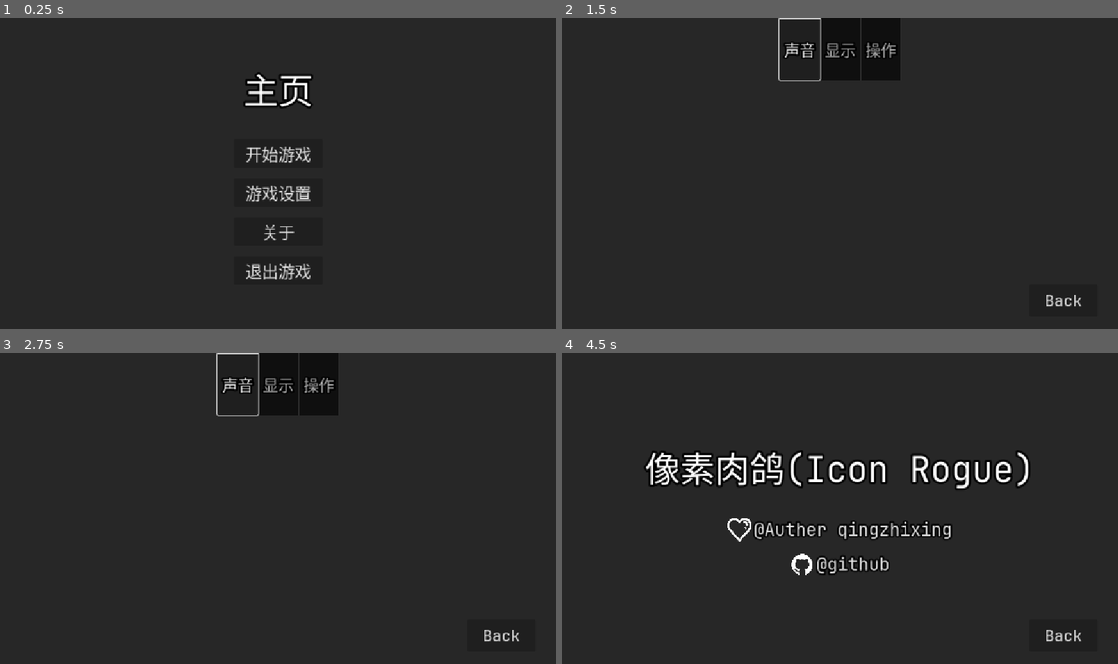
Above: before the commit, frames 1-4 (two rows, left to right).
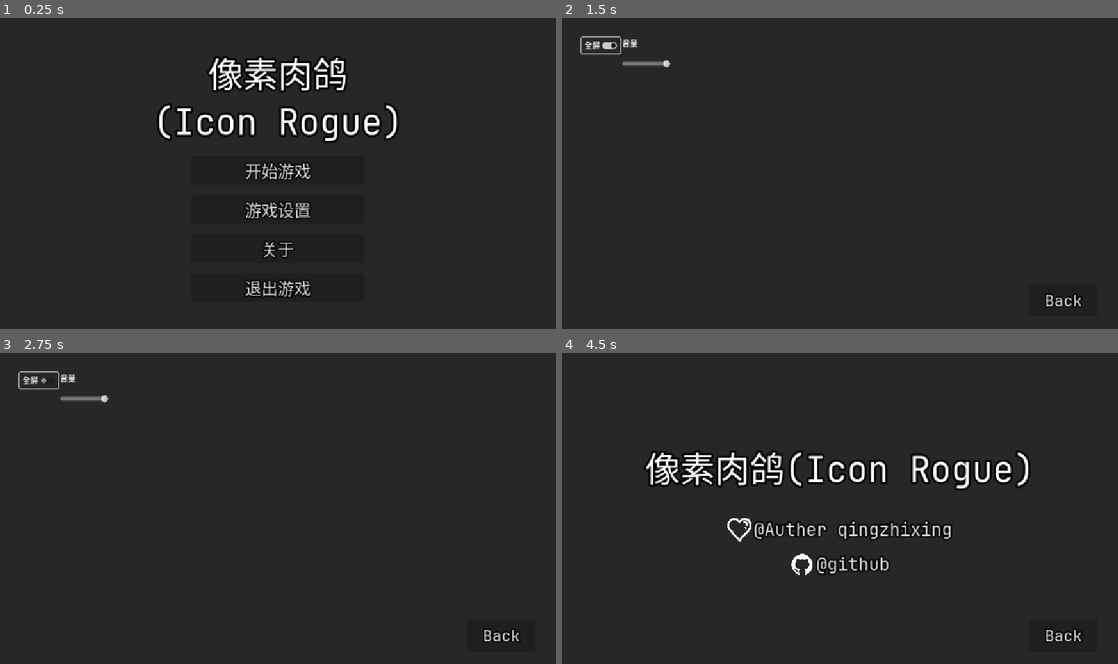
Above: after the commit, the same moments.

Repository: qingzhixing/Icon-Rogue
Game: Godot game, scene res://scene/start_page.tscn
Two runs of this game, one before a commit and one after it. Both use one fixed random seed, a clock stepped at 60 frames per second and the inputs below.
Inputs (mouse positions are in pixels of both pictures, inside the frame that each line leads up to):
- Up to frame 1 (0.25 s): no input
- Up to frame 2 (1.5 s): click "游戏设置" at 0.5 s; click (600, 45) at 1.25 s, where only the run after the commit has a clickable "全屏"
- Up to frame 3 (2.75 s): click (38, 380) at 2 s, where only the run after the commit has a clickable "全屏"
- Up to frame 4 (4.5 s): click (600, 380) at 2.75 s, where only the run after the commit has a clickable "全屏"; click "Back" at 3.5 s; click "关于" at 4.25 s

The runs differ from the first frame. In frame 1, 7.0% of the frame differs, in the area x 28-72%, y 12-90%; in frame 2, 1.3%; in frame 3, 1.3%; in frame 4, less than 0.1%.

Commit message:
⬆️ 制作Settings Page UI中

Diff:
--- a/resources/theme/normal_theme.tres
+++ b/resources/theme/normal_theme.tres
@@ -75,10 +75,10 @@
 Button/colors/font_color = Color(0.875, 0.875, 0.875, 1)
 Button/colors/font_disabled_color = Color(0.875, 0.875, 0.875, 0.5)
 Button/colors/font_focus_color = Color(0.95, 0.95, 0.95, 1)
-Button/colors/font_hover_color = Color(0.95, 0.95, 0.95, 1)
+Button/colors/font_hover_color = Color(0.392157, 0.560784, 0.796078, 1)
 Button/colors/font_hover_pressed_color = Color(1, 1, 1, 1)
 Button/colors/font_outline_color = Color(0, 0, 0, 1)
-Button/colors/font_pressed_color = Color(1, 1, 1, 1)
+Button/colors/font_pressed_color = Color(0.45098, 0.513726, 0.901961, 1)
 Button/colors/icon_disabled_color = Color(1, 1, 1, 0.4)
 Button/colors/icon_focus_color = Color(1, 1, 1, 1)
 Button/colors/icon_hover_color = Color(1, 1, 1, 1)
@@ -88,7 +88,7 @@
 Button/constants/align_to_largest_stylebox = 0
 Button/constants/h_separation = 4
 Button/constants/icon_max_width = 0
-Button/constants/outline_size = 0
+Button/constants/outline_size = 11
 Button/font_sizes/font_size = 16
 Button/fonts/font = ExtResource("1_bw6ll")
 Button/styles/disabled = SubResource("StyleBoxFlat_ah8ai")
@@ -101,6 +101,9 @@
 LinkButton/colors/font_outline_color = Color(0, 0, 0, 1)
 LinkButton/constants/outline_size = 13
 LinkButton/fonts/font = ExtResource("1_bw6ll")
+TabBar/colors/font_hovered_color = Color(0.392157, 0.560784, 0.796078, 1)
+TabBar/colors/font_selected_color = Color(0.45098, 0.513726, 0.901961, 1)
+TabBar/constants/outline_size = 7
 TabBar/fonts/font = ExtResource("1_bw6ll")
 TextEdit/fonts/font = ExtResource("1_bw6ll")
 Tree/fonts/font = ExtResource("1_bw6ll")
--- /dev/null
+++ b/scene/settings_page.gd
@@ -0,0 +1 @@
+extends Node
--- a/scene/settings_page.tscn
+++ b/scene/settings_page.tscn
@@ -1,6 +1,6 @@
 [gd_scene load_steps=4 format=3 uid="uid://dif5axr62dmxy"]
 
-[ext_resource type="FontFile" uid="uid://djrchkw4o63jr" path="res://assets/font/JetBrainsMono[wght].ttf" id="1_6ua28"]
+[ext_resource type="Script" uid="uid://ductmq20f5s20" path="res://scene/settings_page.gd" id="1_6ua28"]
 [ext_resource type="Theme" uid="uid://bvbf0bvyvo0vp" path="res://resources/theme/normal_theme.tres" id="1_00343"]
 
 [sub_resource type="GDScript" id="GDScript_6ua28"]
@@ -11,24 +11,52 @@
 "
 
 [node name="SettingsPage" type="CanvasLayer"]
+script = ExtResource("1_6ua28")
 
 [node name="background" type="ColorRect" parent="."]
 offset_right = 1152.0
 offset_bottom = 648.0
 color = Color(0.151996, 0.151996, 0.151996, 1)
 
-[node name="TabBar" type="TabBar" parent="."]
+[node name="MarginContainer" type="MarginContainer" parent="."]
 offset_right = 1152.0
-offset_bottom = 128.0
-theme_override_constants/outline_size = 14
-theme_override_fonts/font = ExtResource("1_6ua28")
-theme_override_font_sizes/font_size = 32
-current_tab = 0
-tab_alignment = 1
-tab_count = 3
-tab_0/title = "声音"
-tab_1/title = "显示"
-tab_2/title = "操作"
+offset_bottom = 648.0
+theme_override_constants/margin_left = 40
+theme_override_constants/margin_top = 40
+theme_override_constants/margin_right = 40
+theme_override_constants/margin_bottom = 40
+
+[node name="HBoxContainer" type="HBoxContainer" parent="MarginContainer"]
+layout_mode = 2
+
+[node name="VBoxContainer" type="VBoxContainer" parent="MarginContainer/HBoxContainer"]
+layout_mode = 2
+theme_override_constants/separation = 22
+
+[node name="CheckButton" type="CheckButton" parent="MarginContainer/HBoxContainer/VBoxContainer"]
+layout_mode = 2
+text = "全屏"
+
+[node name="VBoxContainer2" type="VBoxContainer" parent="MarginContainer/HBoxContainer"]
+layout_mode = 2
+theme_override_constants/separation = 22
+
+[node name="Label" type="Label" parent="MarginContainer/HBoxContainer/VBoxContainer2"]
+layout_mode = 2
+text = "音量"
+
+[node name="HSlider" type="HSlider" parent="MarginContainer/HBoxContainer/VBoxContainer2"]
+layout_mode = 2
+value = 100.0
+
+[node name="MarginContainer" type="MarginContainer" parent="MarginContainer/HBoxContainer/VBoxContainer2"]
+layout_mode = 2
+theme_override_constants/margin_left = 50
+theme_override_constants/margin_right = 50
+
+[node name="VBoxContainer3" type="VBoxContainer" parent="MarginContainer/HBoxContainer"]
+layout_mode = 2
+theme_override_constants/separation = 22
 
 [node name="Button_Back" type="Button" parent="."]
 offset_left = 968.0
--- a/scene/start_page.tscn
+++ b/scene/start_page.tscn
@@ -11,55 +11,61 @@
 offset_bottom = 648.0
 color = Color(0.151996, 0.151996, 0.151996, 1)
 
-[node name="CenterContainer" type="CenterContainer" parent="."]
+[node name="HBoxContainer" type="HBoxContainer" parent="."]
 offset_right = 1152.0
 offset_bottom = 648.0
+alignment = 1
 
-[node name="VBoxContainer" type="VBoxContainer" parent="CenterContainer"]
+[node name="VBoxContainer" type="VBoxContainer" parent="HBoxContainer"]
 layout_mode = 2
 theme_override_constants/separation = 22
+alignment = 1
 
-[node name="MarginContainer" type="MarginContainer" parent="CenterContainer/VBoxContainer"]
-layout_mode = 2
-theme_override_constants/margin_left = 20
-theme_override_constants/margin_right = 20
-theme_override_constants/margin_bottom = 30
-
-[node name="Label" type="Label" parent="CenterContainer/VBoxContainer/MarginContainer"]
+[node name="Label" type="Label" parent="HBoxContainer/VBoxContainer"]
 layout_mode = 2
 theme = ExtResource("3_xbvye")
 theme_override_colors/font_outline_color = Color(0, 0, 0, 1)
 theme_override_constants/outline_size = 17
 theme_override_font_sizes/font_size = 72
-text = "主页"
+text = "像素肉鸽
+(Icon Rogue)"
 horizontal_alignment = 1
 vertical_alignment = 1
 
-[node name="Btn_StartGame" type="Button" parent="CenterContainer/VBoxContainer"]
+[node name="MarginContainer" type="MarginContainer" parent="HBoxContainer/VBoxContainer"]
+layout_mode = 2
+theme_override_constants/margin_left = 80
+theme_override_constants/margin_right = 80
+
+[node name="VBoxContainer" type="VBoxContainer" parent="HBoxContainer/VBoxContainer/MarginContainer"]
+layout_mode = 2
+theme_override_constants/separation = 22
+
+[node name="Btn_StartGame" type="Button" parent="HBoxContainer/VBoxContainer/MarginContainer/VBoxContainer"]
 layout_mode = 2
 theme = ExtResource("3_xbvye")
 theme_override_font_sizes/font_size = 34
 text = "开始游戏"
 
-[node name="Btn_Settings" type="Button" parent="CenterContainer/VBoxContainer"]
+[node name="Btn_Settings" type="Button" parent="HBoxContainer/VBoxContainer/MarginContainer/VBoxContainer"]
 layout_mode = 2
 theme = ExtResource("3_xbvye")
 theme_override_font_sizes/font_size = 34
 text = "游戏设置"
 
-[node name="Btn_About" type="Button" parent="CenterContainer/VBoxContainer"]
+[node name="Btn_About" type="Button" parent="HBoxContainer/VBoxContainer/MarginContainer/VBoxContainer"]
 layout_mode = 2
 theme = ExtResource("3_xbvye")
 theme_override_font_sizes/font_size = 34
 text = "关于"
 
-[node name="Btn_Exit" type="Button" parent="CenterContainer/VBoxContainer"]
+[node name="Btn_Exit" type="Button" parent="HBoxContainer/VBoxContainer/MarginContainer/VBoxContainer"]
 layout_mode = 2
 theme = ExtResource("3_xbvye")
 theme_override_font_sizes/font_size = 34
 text = "退出游戏"
 
-[connection signal="pressed" from="CenterContainer/VBoxContainer/Btn_StartGame" to="." method="_on_btn_start_game_pressed"]
-[connection signal="pressed" from="CenterContainer/VBoxContainer/Btn_Settings" to="." method="_on_btn_settings_pressed"]
-[connection signal="pressed" from="CenterContainer/VBoxContainer/Btn_About" to="." method="_on_btn_about_pressed"]
-[connection signal="pressed" from="CenterContainer/VBoxContainer/Btn_Exit" to="." method="_on_btn_exit_pressed"]
+[connection signal="pressed" from="HBoxContainer/VBoxContainer/MarginContainer/VBoxContainer/Btn_StartGame" to="." method="_on_btn_start_game_pressed"]
+[connection signal="pressed" from="HBoxContainer/VBoxContainer/MarginContainer/VBoxContainer/Btn_Settings" to="." method="_on_btn_settings_pressed"]
+[connection signal="pressed" from="HBoxContainer/VBoxContainer/MarginContainer/VBoxContainer/Btn_About" to="." method="_on_btn_about_pressed"]
+[connection signal="pressed" from="HBoxContainer/VBoxContainer/MarginContainer/VBoxContainer/Btn_Exit" to="." method="_on_btn_exit_pressed"]
Not shown, added: scene/settings_page.gd.uid
